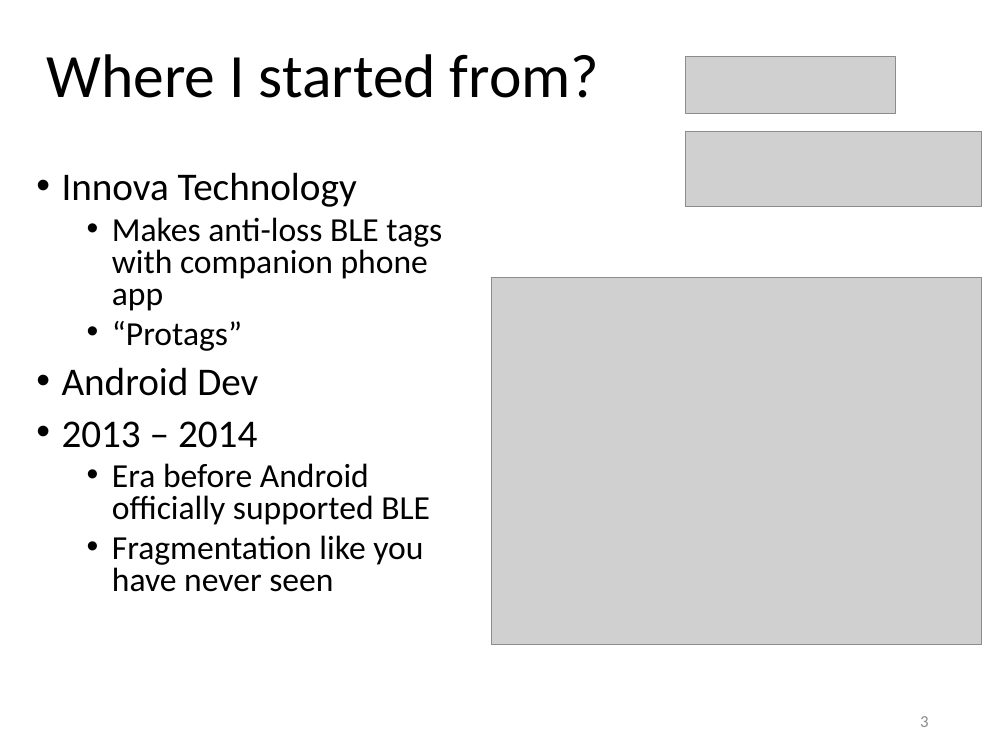
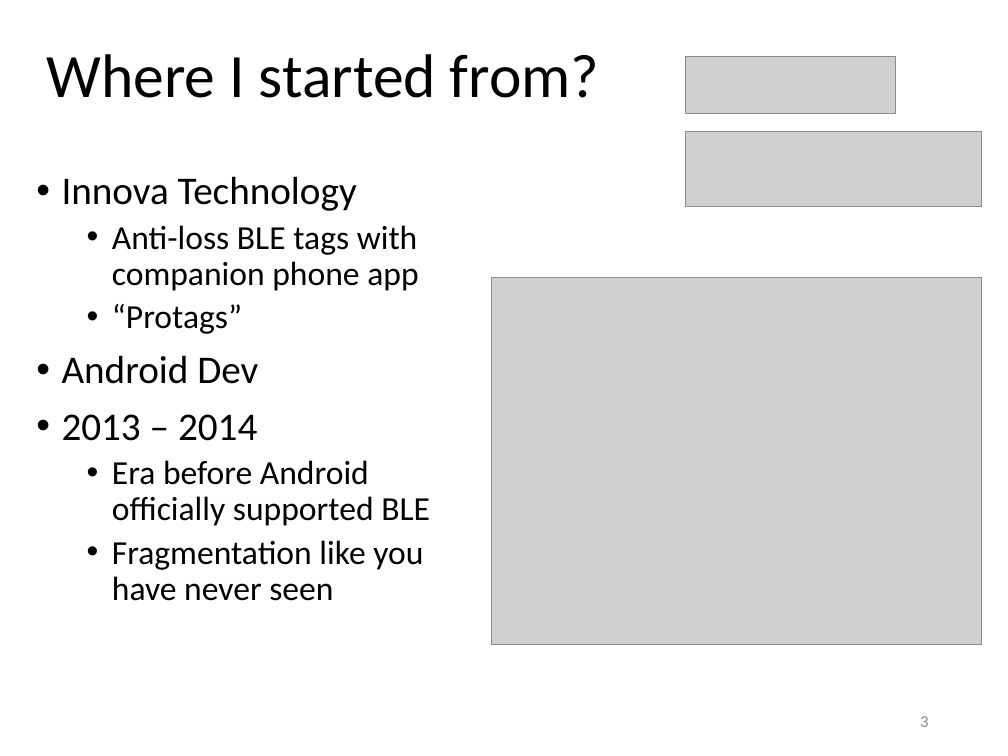
Before and after one commit to yeokm1/intro-to-ble, a slide deck: slide 3 of intro to ble.pptx. Drawn at 1008x756 pixels with LibreOffice and Linux fonts; fonts in the diff are those of the drawing; grey boxes stand for pictures. Boxes give left, top, right and bottom in pixels: in the first picture for what was removed or moved away, otherwise in the second. Text is boxed around its words. In the diff, an @@ line names an element or a change of style, - is before the commit and + after.

```diff
--- a/intro to ble.pptx
+++ b/intro to ble.pptx
@@ text at bbox=[62, 176, 430, 601]: line spacing 0.8 to 0.9 @@
@@ text at bbox=[112, 225, 418, 291]: text changed @@
-  • Makes anti-loss BLE tags with companion phone app
+  • Anti-loss BLE tags with companion phone app
```
Also in this commit, not shown: 18 other slides changed.
